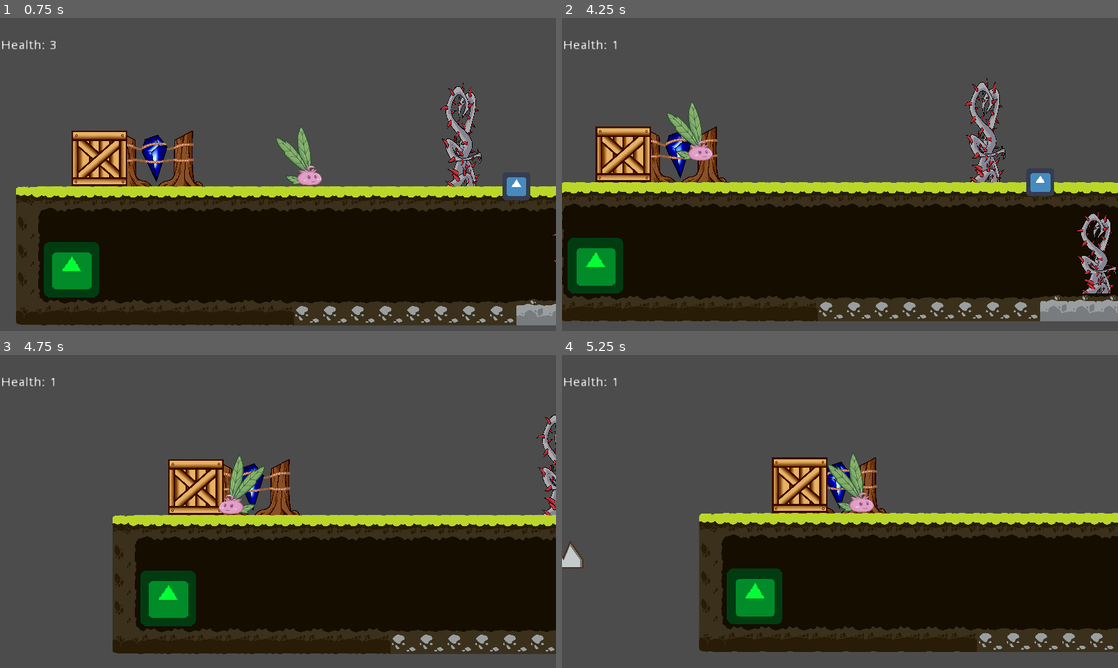
Above: before the commit, frames 1-4 (two rows, left to right).
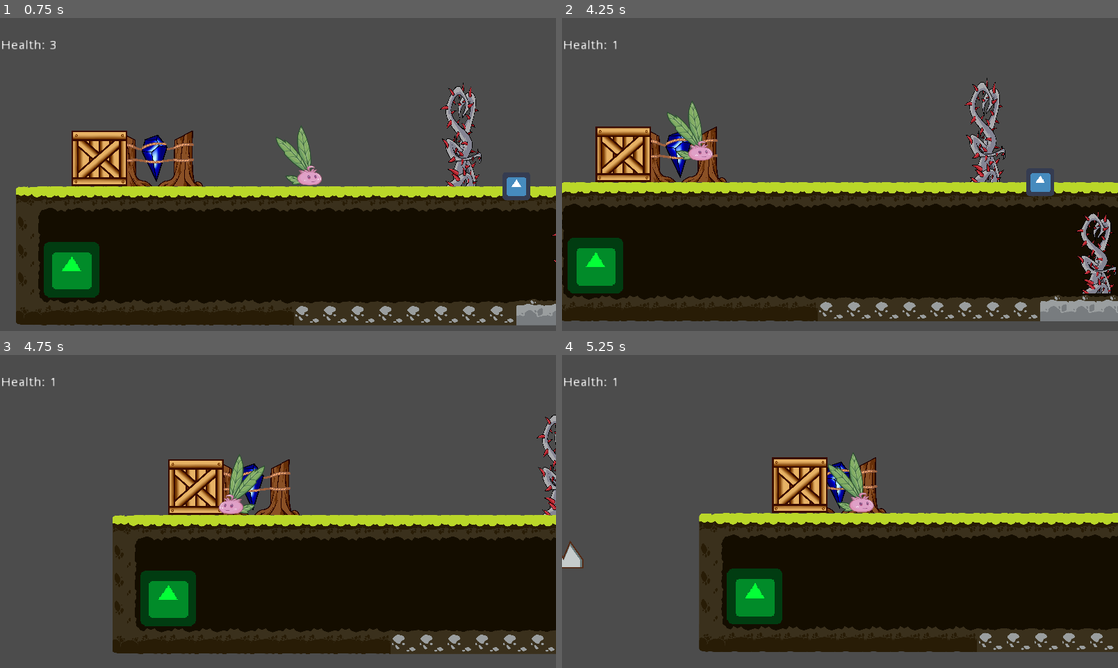
Above: after the commit, the same moments.

Repository: DamianKoch1/OnionsAdventure
Game: Godot game, scene res://Worlds/World1.tscn
Two runs of this game, one before a commit and one after it. Both use one fixed random seed, a clock stepped at 60 frames per second and the inputs below. The engine's default icon, where the game draws it, is replaced by a stand-in: a white triangle on a blue panel in a dark square.
Inputs:
- Up to frame 1 (0.75 s): hold Right (ui_right) from 0.53 s (still down); tap E (push) at 0.6 s
- Up to frame 2 (4.25 s): tap Space (jump) at 0.77, 1.52, 3.02, 3.77 s; tap E (push) every 0.75 s from 1.35 to 3.6 s; release Right (ui_right) at 2.03 s; hold Left (ui_left) 2.03-2.78 s; hold Right (ui_right) from 2.78 s (still down)
- Up to frame 3 (4.75 s): release Right (ui_right) at 4.28 s; hold Left (ui_left) from 4.28 s (still down); tap E (push) at 4.35 s; tap Space (jump) at 4.52 s
- Up to frame 4 (5.25 s): release Left (ui_left) at 5.03 s; hold Right (ui_right) from 5.03 s (still down); tap E (push) at 5.1 s

Frame 1 is identical in both runs. In frame 2, less than 0.1% of the frame differs, in the area x 1-100%, y 20-96%; in frame 3, less than 0.1%; in frame 4, less than 0.1%.

Commit message:
fixed tilemap triggering trap

Diff:
--- a/Objects/Obstacles/Obstacle.tscn
+++ b/Objects/Obstacles/Obstacle.tscn
@@ -1,6 +1,6 @@
 [gd_scene format=2]
 
-[node name="Obstacle" type="Sprite" index="0"]
+[node name="Obstacle" type="Sprite"]
 
 centered = false
 _sections_unfolded = [ "Offset" ]
--- a/Objects/Trap/Trap.gd
+++ b/Objects/Trap/Trap.gd
@@ -8,7 +8,7 @@
 
 func _on_Trap_body_entered(body):
 	if triggered == false:
-		if body.name != "StaticBody2D" || body.name != "TileMap":
+		if body.name != "StaticBody2D" && body.name != "TileMap":
 			triggered = true
 			triggeredBody.disabled = false
 			$AnimationPlayer.play("Snap")
--- a/Objects/Trap/Trap.tscn
+++ b/Objects/Trap/Trap.tscn
@@ -16,7 +16,7 @@
 custom_solver_bias = 0.0
 extents = Vector2( 27.7846, 159.975 )
 
-[node name="Trap" type="Area2D" index="0"]
+[node name="Trap" type="Area2D"]
 
 scale = Vector2( 0.407591, 0.407591 )
 input_pickable = true
--- a/Worlds/World1.tscn
+++ b/Worlds/World1.tscn
@@ -216,7 +216,7 @@
 
 z_index = -3
 z_as_relative = false
-tile_data = PoolIntArray( 24, 12, 0, 25, 13, 0, 26, 13, 0, 2 …(5390 unchanged characters)…  458810, 10, 0, 458811, 1610612739, 0, 524288, 12, 0, 524289, 13, 0, 524290, 13, …(7510 unchanged characters)…
+tile_data = PoolIntArray( 24, 12, 0, 25, 13, 0, 26, 13, 0, 2 …(5390 unchanged characters)…  458810, 10, 0, 458811, 1610612739, 0, 589806, 0, 0, 589807, 0, 0, 589808, 0, 0, 589809, 0, 0, 589810, 0, 0, 589811, 0, 0, 589812, 0, 0, 589813, 0, 0, 524288, 12, 0, 524289, 13, 0, 524290, 13, …(7510 unchanged characters)…
 _sections_unfolded = [ "Cell", "Transform", "Z Index" ]
 
 [node name="Camera" parent="." index="10" instance=ExtResource( 10 )]
